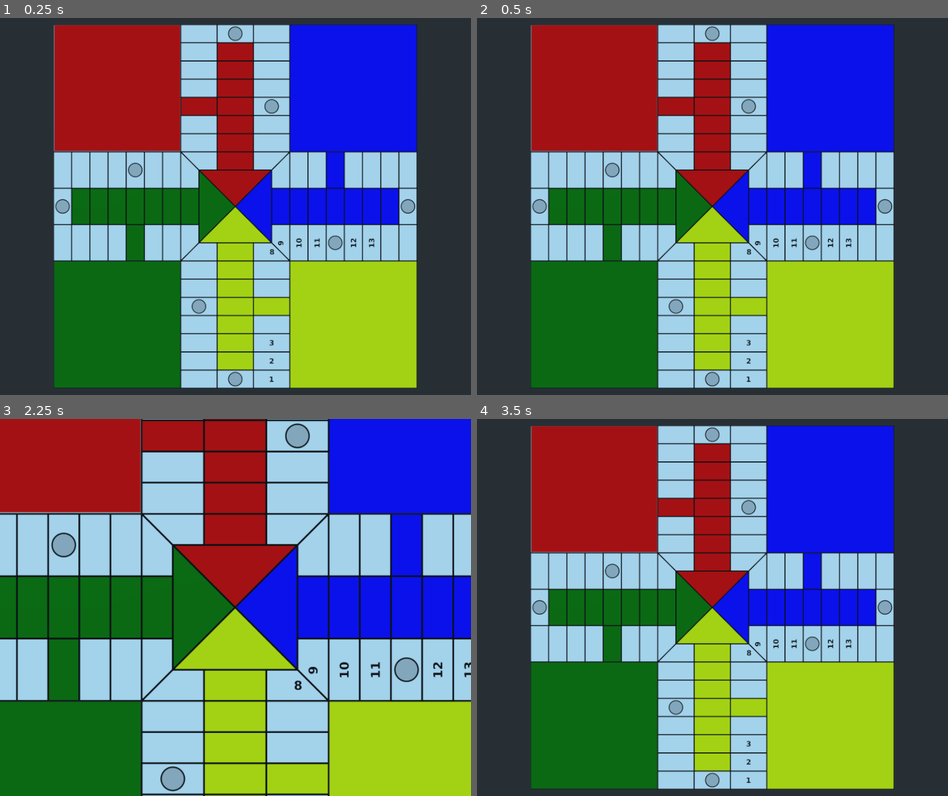
Above: before the commit, frames 1-4 (two rows, left to right).
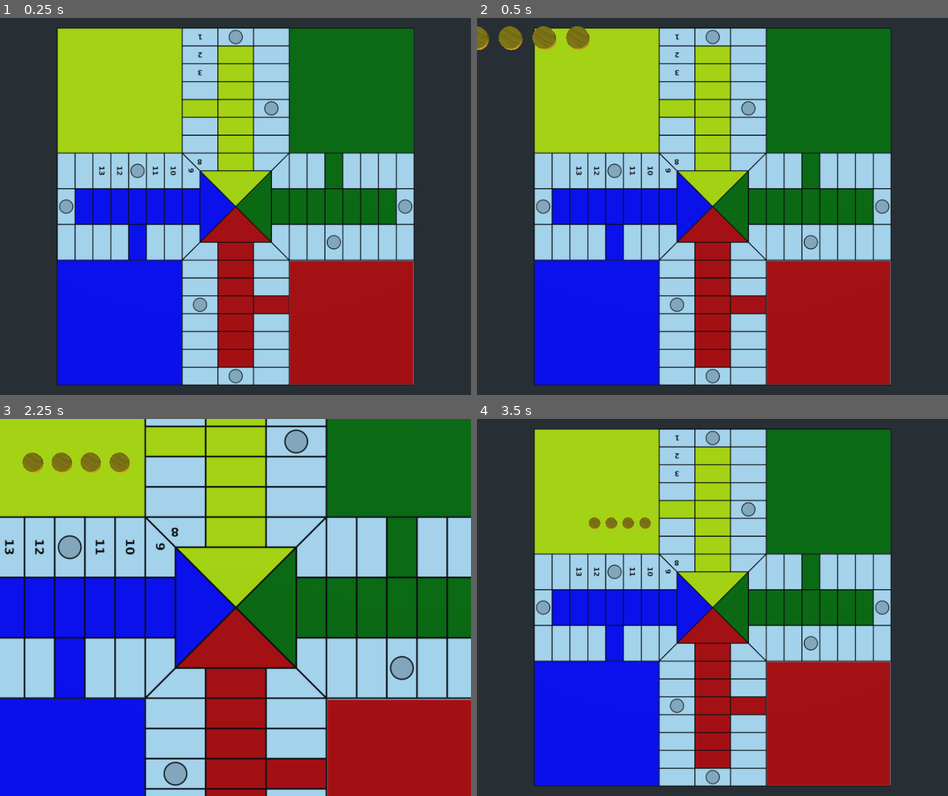
Above: after the commit, the same moments.

Repository: turulomio/gdparchis
Game: Godot game, scene res://scenes/Game4.tscn
Two runs of this game, one before a commit and one after it. Both use one fixed random seed, a clock stepped at 60 frames per second and the inputs below.
Inputs (mouse positions are in pixels of both pictures, inside the frame that each line leads up to):
- Up to frame 1 (0.25 s): no input
- Up to frame 2 (0.5 s): no input
- Up to frame 3 (2.25 s): move the mouse to (339, 588) at 0.52 s; click (339, 588) at 0.6 s; move the mouse to (141, 626) at 1.27 s; click (141, 626) at 1.35 s; tap Enter at 2 s; move the mouse to (282, 524) at 2.02 s; tap Z (zoom_in) at 2.1 s
- Up to frame 4 (3.5 s): click (759, 524) at 2.3 s; tap Space at 2.75 s; move the mouse to (688, 682) at 2.77 s; tap A (zoom_out) at 2.85 s; click (688, 682) at 3.05 s

The runs differ from the first frame. In frame 1, 58% of the frame differs, in the area x 11-89%, y 1-99%; in frame 2, 58%; in frame 3, 74%, in the area x 0-100%, y 0-100%; in frame 4, 58%.

Commit message:
Trying positions

Diff:
--- a/project.godot
+++ b/project.godot
@@ -14,6 +14,11 @@
 "language": "GDScript",
 "path": "res://scenes/DictionaryManager.gd"
 }, {
+"base": "Reference",
+"class": "ListManager",
+"language": "GDScript",
+"path": "res://scenes/ListManager.gd"
+}, {
 "base": "KinematicBody",
 "class": "Piece",
 "language": "GDScript",
@@ -28,18 +33,41 @@
 "class": "PlayerManager",
 "language": "GDScript",
 "path": "res://scenes/PlayerManager.gd"
+}, {
+"base": "ListManager",
+"class": "Route",
+"language": "GDScript",
+"path": "res://scenes/Route.gd"
+}, {
+"base": "Reference",
+"class": "Square",
+"language": "GDScript",
+"path": "res://scenes/Square.gd"
+}, {
+"base": "DictionaryManager",
+"class": "SquareManager",
+"language": "GDScript",
+"path": "res://scenes/SquareManager.gd"
 } ]
 _global_script_class_icons={
 "DictionaryManager": "",
+"ListManager": "",
 "Piece": "",
 "Player": "",
-"PlayerManager": ""
+"PlayerManager": "",
+"Route": "",
+"Square": "",
+"SquareManager": ""
 }
 
 [application]
 
 config/name="Gdparchis"
 run/main_scene="res://scenes/Game4.tscn"
+
+[autoload]
+
+Globals="*res://scenes/Globals.gd"
 
 [display]
 
--- a/scenes/Board4.tscn
+++ b/scenes/Board4.tscn
@@ -13,10 +13,9 @@
 [sub_resource type="BoxShape" id=2]
 
 [node name="Board4" type="StaticBody"]
-transform = Transform( -1, 0, -8.74228e-08, 0, 0.1, 0, 8.74228e-08, 0, -1, 0, 0, 0 )
 
 [node name="MeshInstance" type="MeshInstance" parent="."]
-transform = Transform( 32.5, 0, 0, 0, 1, 0, 0, 0, 32.5, 0, 0, 0 )
+transform = Transform( 32.5, 0, 0, 0, 0.1, 0, 0, 0, 32.5, 0, 0, 0 )
 mesh = SubResource( 1 )
 skin = SubResource( 3 )
 skeleton = NodePath("")
--- a/scenes/DictionaryManager.gd
+++ b/scenes/DictionaryManager.gd
@@ -7,4 +7,13 @@
 
 ## object must hava an id attribute
 func append(o):
-	d[o.id]=o
+	d[str(o.id)]=o
+
+func values():
+	return self.d.values()
+
+func keys():
+	return self.d.keys()
+
+func get(id):
+	return self.d[str(id)]
--- a/scenes/Game4.gd
+++ b/scenes/Game4.gd
@@ -4,6 +4,10 @@
 onready var camera =$Camera
 
 var players
+var pieces
+var max_players
+var squares
+var routes
 
 func get_object_under_mouse():
 	var mouse_pos=get_viewport().get_mouse_position()
@@ -17,14 +21,36 @@
 func _ready():
 
 	## Creating players
-	self.players=PlayerManager.new(4)
+	self.max_players=4
+	self.players=PlayerManager.new(self.max_players)
 
+	## Creating squares
+	self.squares=SquareManager.new()
+	for i in range(1,105):
+		self.squares.append(Square.new(i))
+
+	## Creating routes
+	self.routes={}
+	for e_color in Globals.e_colors(self.max_players):
+		self.routes[str(e_color)]=Route.new(self.max_players, e_color, self.squares)
 
 	# Create players pieces
 	var piece_scene=load("res://scenes/Piece.tscn")
 	for i in range(16):
+		var player=self.players.get(int(i / self.max_players))
+		var route=self.routes[str(player.id)]
 		var piece=piece_scene.instance()
 		self.add_child(piece)
+		piece.set_route(route)
+		piece.set_player(player)
+		piece.set_id(i)
+
+		player.set_route(route)
+		player.append_piece(piece) #Link piece to player bidirectional
+
+	for p in players.d.values():
+		print (p.pieces)
+
 
 
 # Called every frame. 'delta' is the elapsed time since the previous frame.
--- a/scenes/Game4.tscn
+++ b/scenes/Game4.tscn
@@ -18,5 +18,5 @@
 }
 
 [node name="Board4" parent="." instance=ExtResource( 1 )]
-transform = Transform( 1, 0, 0, 0, 1, 0, 0, 0, 1, 0, 0, 0 )
+transform = Transform( -1, 0, -8.74228e-08, 0, 1, 0, 8.74228e-08, 0, -1, 0, 0, 0 )
 physics_material_override = SubResource( 1 )
--- /dev/null
+++ b/scenes/Globals.gd
@@ -0,0 +1,28 @@
+extends Node
+
+enum eSquareTypes {START, FIRST, NORMAL, SECURE, RAMP, END}
+enum eColors  {YELLOW, BLUE, RED, GREEN}
+
+func e_colors(max_players):
+	if max_players==4:
+		return [eColors.YELLOW,eColors.BLUE,eColors.RED,eColors.GREEN]
+
+func rotate(center, angle, point):
+	return point
+
+func position_4_start(center, angle, square_position):
+	var r
+	if square_position == 0:
+		 r= Vector3(center.x-6,center.y,center.z)
+	if square_position == 1:
+		r= Vector3(center.x-3,center.y,center.z)
+	if square_position == 2:
+		r= Vector3(center.x,center.y,center.z)
+	if square_position == 3:
+		r= Vector3(center.x+3,center.y,center.z)
+
+	return rotate(center,angle, r)
+
+func position4(square_id, square_position):
+		var h=40
+		return position_4_start(Vector3(-15,h,-15),0,square_position)
--- /dev/null
+++ b/scenes/ListManager.gd
@@ -0,0 +1,16 @@
+class_name ListManager
+## Create and object with self.d as a dictionary d[id]=Object_with_id
+var arr=[]
+
+func size():
+	return self.arr.size()
+
+## object must hava an id attribute
+func append(o):
+	self.arr.append(o)
+
+func get_by_id(id):
+	for o in self.arr:
+		if self.id==id:
+			return o
+	return null
--- a/scenes/Piece.gd
+++ b/scenes/Piece.gd
@@ -3,26 +3,34 @@
 
 var vel : Vector3 = Vector3(0,-30,0)
 var id : int = 0
+var player: Player
+var route: Route
+var route_position: int = 0
+var square_position: int = 0
 
 func _physics_process(_delta):
 	return move_and_slide(vel,Vector3.UP)
 
+func _to_string():
+	return "[Piece: "+ str(self.id) + "]"
+
+## Sets id, and initial properties and position
 func set_id(node_id):
 	self.id=node_id
 
 	match(self.id):
 		0:
 			self.set_color(ColorN("yellow",1))
-			self.global_transform.origin=Vector3(-3*self.id+3, self.id*8, 50)
+			self.global_transform.origin=Globals.position4(115,0)
 		1:
 			self.set_color(ColorN("yellow",1))
-			self.global_transform.origin=Vector3(-3*self.id+3, self.id*8, 50)
+			self.global_transform.origin=Globals.position4(115,1)
 		2:
 			self.set_color(ColorN("yellow",1))
-			self.global_transform.origin=Vector3(-3*self.id+3, self.id*8, 50)
+			self.global_transform.origin=Globals.position4(115,2)
 		3:
 			self.set_color(ColorN("yellow",1))
-			self.global_transform.origin=Vector3(-3*self.id+3, self.id*8, 50)
+			self.global_transform.origin=Globals.position4(115,3)
 		4:
 			self.set_color(ColorN("blueviolet",1))
 			self.global_transform.origin=Vector3(-3*self.id+3, self.id*8, 50)
@@ -60,6 +68,9 @@
 			self.set_color(ColorN("green",1))
 			self.global_transform.origin=Vector3(-3*self.id+3, self.id*8, 50)
 
+func square():
+	return self.route.square_at(self.route_position)
+
 # https://raw.githubusercontent.com/godotengine/godot-docs/master/img/color_constants.png
 func set_color(s):
 	var image = load("res://images/wood.png")
@@ -68,3 +79,27 @@
 	new_material.albedo_texture = image
 	new_material.albedo_color = s
 	$MeshInstance.material_override=new_material
+
+func set_player(p):
+	self.player=p
+
+func set_route(p):
+	self.route=p
+
+## Returns true if move was successful, else false
+func move_to_route_position(route_position):
+	var square_final=self.route.square_at((route_position))
+	var square_initial=self.route.square()
+
+	#Check if can move
+	var new_square_position=square_final.empty_position()
+	if new_square_position ==null:
+		return false
+
+	#Logical move
+	square_initial.pieces[self.square_position]=null
+	square_final.pieces[new_square_position]=self
+	self.square_position=new_square_position
+
+	#Interface move
+	self.global_transform.origin=Globals.position4(square_final.id,new_square_position)
--- a/scenes/Player.gd
+++ b/scenes/Player.gd
@@ -3,30 +3,39 @@
 var name_internal : String
 var name : String
 var color
+var e_color
 var active : bool
+var pieces=[]
+var route: Route
 
 
 func _init(node_id):
 	self.id=node_id
+	self.e_color=node_id
 
 	match(self.id):
 		0:
 			self.name_internal="yellow"
 			self.name="Yellowy"
-			self.color=ColorN("yellow",1)
 			self.active=true
 		1:
 			self.name_internal="blue"
 			self.name="Bluey"
-			self.color=ColorN("blue",1)
 			self.active=true
 		2:
 			self.name_internal="red"
 			self.name="Redy"
-			self.color=ColorN("red",1)
 			self.active=true
 		3:
 			self.name_internal="green"
 			self.name="Greeny"
-			self.color=ColorN("green",1)
 			self.active=true
+
+func _to_string():
+	return "[Player: "+ str(self.id) + "]"
+
+func append_piece(o):
+	self.pieces.append(o)
+
+func set_route(p):
+	self.route=p
--- a/scenes/PlayerManager.gd
+++ b/scenes/PlayerManager.gd
@@ -1,11 +1,6 @@
 class_name PlayerManager
 
 extends DictionaryManager
-
-
-# Declare member variables here. Examples:
-# var a = 2
-# var b = "text"
 
 var max_players=0
 
@@ -13,9 +8,3 @@
 	self.max_players=number
 	for i in range(self.max_players):
 		self.append(Player.new(i))
-
-	print(self.d)
-
-# Called every frame. 'delta' is the elapsed time since the previous frame.
-#func _process(delta):
-#	pass
--- a/scenes/Route.gd
+++ b/scenes/Route.gd
@@ -1,16 +1,27 @@
-extends Node
+class_name Route
+extends ListManager
 
+var max_players
+var e_color
+func _init (p_max_players, e_color,squares):
+	self.max_players=p_max_players
+	self.e_color=e_color
+	for i in self.get_route_square_ids(self.max_players,self.e_color):
+		self.append(squares.get(i))
 
-# Declare member variables here. Examples:
-# var a = 2
-# var b = "text"
+func _to_string():
+	return "[Route: "+ str(self.e_color) + "]"
 
+func get_route_square_ids(max_players, eColors):
+	if max_players==4:
+		if eColors==Globals.eColors.YELLOW:
+			return ([101]+range(5, 76+1))
+		elif eColors==Globals.eColors.BLUE:
+			return [102]+ range(22, 68+1)+range(1, 17+1)+range(77, 84+1)
+		elif eColors==Globals.eColors.RED:
+			return [103]+ range(39, 68+1) + range(1, 34+1) + range(85, 92+1)
+		elif eColors==Globals.eColors.GREEN:
+			return [104]+ range(56, 68+1) + range(1, 51+1) + range(93, 100+1)
 
-# Called when the node enters the scene tree for the first time.
-func _ready():
-	pass # Replace with function body.
-
-
-# Called every frame. 'delta' is the elapsed time since the previous frame.
-#func _process(delta):
-#	pass
+func square_at(route_position):
+	return self.arr[route_position]
--- a/scenes/Square.gd
+++ b/scenes/Square.gd
@@ -1,35 +1,50 @@
-extends KinematicBody
-
-var vel : Vector3 = Vector3(0,-100,0)
-var id : int = 0
-
-func _physics_process(_delta):
-	return move_and_slide(vel,Vector3.UP)
+class_name Square
+## This is a passive container movements must be set in Piece
 
 
-# https://raw.githubusercontent.com/godotengine/godot-docs/master/img/color_constants.png
-func set_color(s):
-	var image = load("res://images/wood.png")
+var id : int = 0
+var type #eSquareTypes
+var color#: Globals.eColors
+var max_
+var pieces =[]# Filled with null values to mantain positions
 
-	var new_material = SpatialMaterial.new()
-	new_material.albedo_texture = image
-	new_material.albedo_color = s
-	$MeshInstance.material_override=new_material
-
-func set_id(node_id):
+func _to_string():
+	return "[Square: "+ str(self.id) + "]"
+func _init(node_id):
 	self.id=node_id
 
-	self.global_transform.origin=Vector3(0,100,0)
 	match(self.id):
 		76:
-			self.set_color(ColorN("yellow",1))
-			self.rotate_y(PI)
+			self.type=Globals.eSquareTypes.END
+			self.color=Globals.eColors.YELLOW
 		84:
-			self.set_color(ColorN("blue",1))
-			self.rotate_y(-PI/2)
+			self.type=Globals.eSquareTypes.END
+			self.color=Globals.eColors.BLUE
 		92:
-			self.set_color(ColorN("red",1))
+			self.type=Globals.eSquareTypes.END
+			self.color=Globals.eColors.RED
 		100:
-			self.set_color(ColorN("green",1))
-			self.rotate_y(+PI/2)
-	print("SquareEnd4",$MeshInstance.get_aabb())
+			self.type=Globals.eSquareTypes.END
+			self.color=Globals.eColors.GREEN
+		101:
+			self.type=Globals.eSquareTypes.START
+			self.color=Globals.eColors.YELLOW
+
+	for i in range(self.max_pieces()):
+		self.pieces.append(null)
+
+func max_pieces():
+	if self.type==Globals.eSquareTypes.START:
+		return 4
+	return 2
+
+## Devuelve Null si no encuentra sitio libre o la posicion
+func empty_position():
+	for position in range(self.max_pieces()):
+		if self.pieces[position] == null:
+			return position
+	return -1
+
+	if self.pieces.size()<self.max_pieces():
+		return true
+	return false
--- /dev/null
+++ b/scenes/SquareManager.gd
@@ -0,0 +1,3 @@
+class_name SquareManager
+
+extends DictionaryManager
Not shown, removed: models/SquareEnd4.blend
